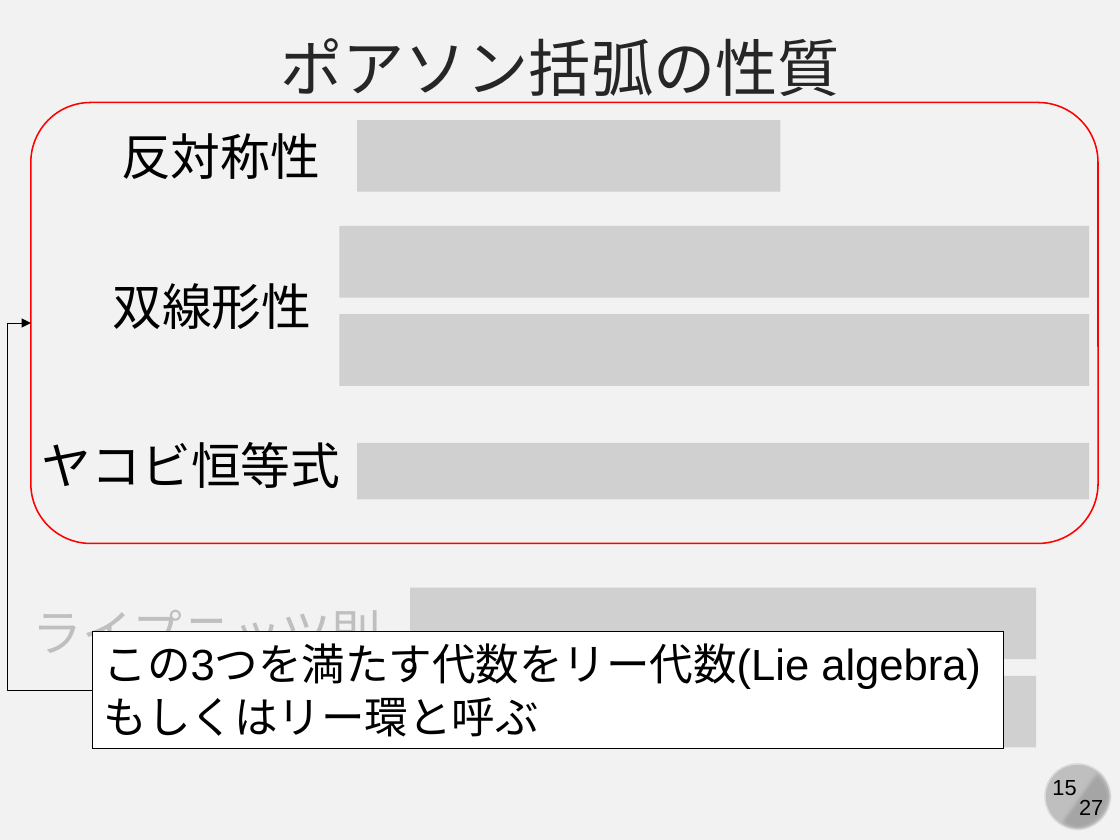
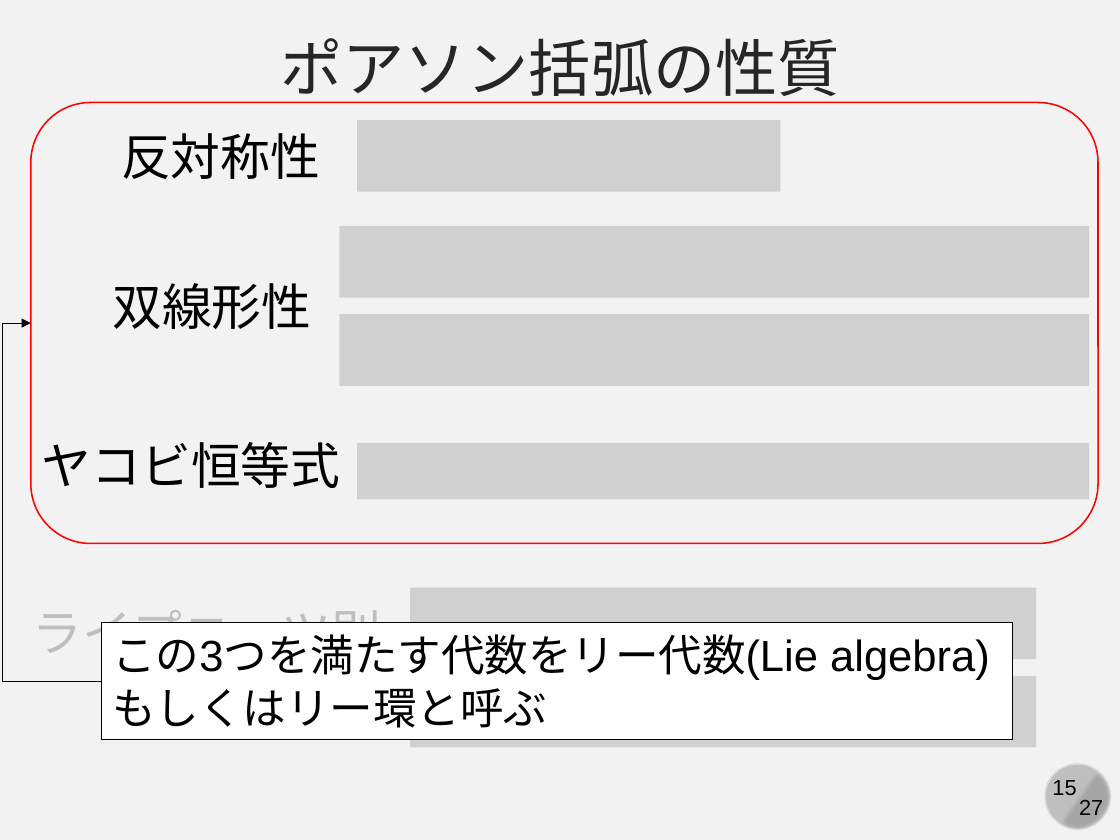
Before and after one commit to kaityo256/classical_mechanics, a slide deck: slide 15 of poisson/fig/slide.pptx. Drawn at 1120x840 pixels with LibreOffice and Linux fonts; fonts in the diff are those of the drawing; grey boxes stand for pictures. Boxes give left, top, right and bottom in pixels: in the first picture for what was removed or moved away, otherwise in the second. Text is boxed around its words. In the diff, an @@ line names an element or a change of style, - is before the commit and + after.

```diff
--- a/poisson/fig/slide.pptx
+++ b/poisson/fig/slide.pptx
@@ elbow arrow moved from (93, 690) - (31, 323) to (102, 681) - (31, 323) @@
@@ rectangle "この3つを満たす代数をリー代数(Lie algebra)": place and size @@
-rectangle "この3つを満たす代数をリー代数(Lie algebra)" at box(93, 632, 1004, 748)
+rectangle "この3つを満たす代数をリー代数(Lie algebra)" at box(102, 623, 1012, 739)
```
Also in this commit, not shown: 1 other slide changed, 5 slides added.
